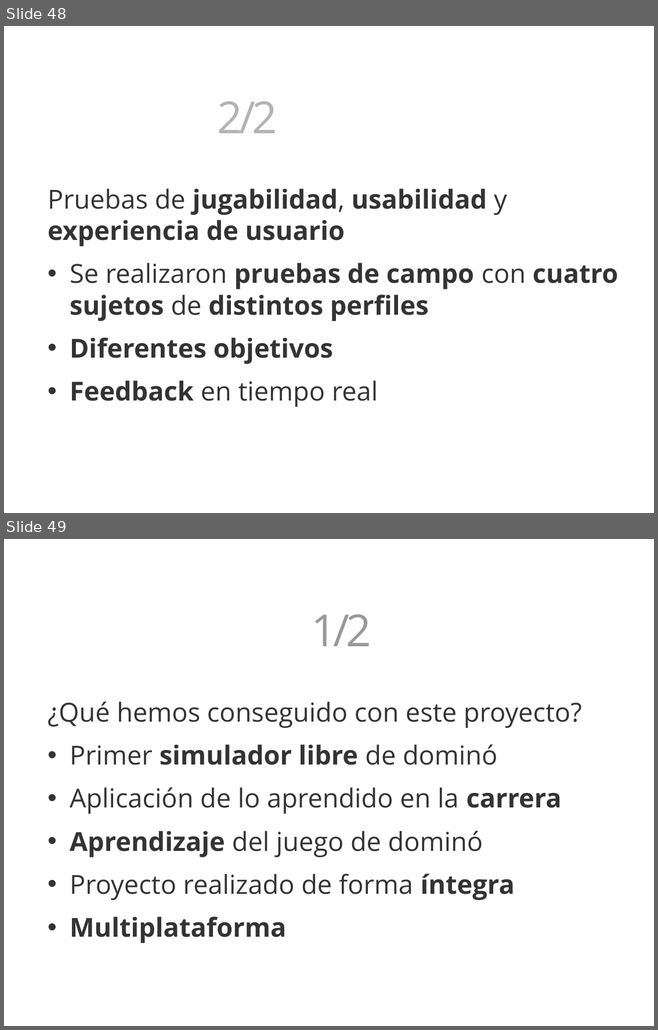
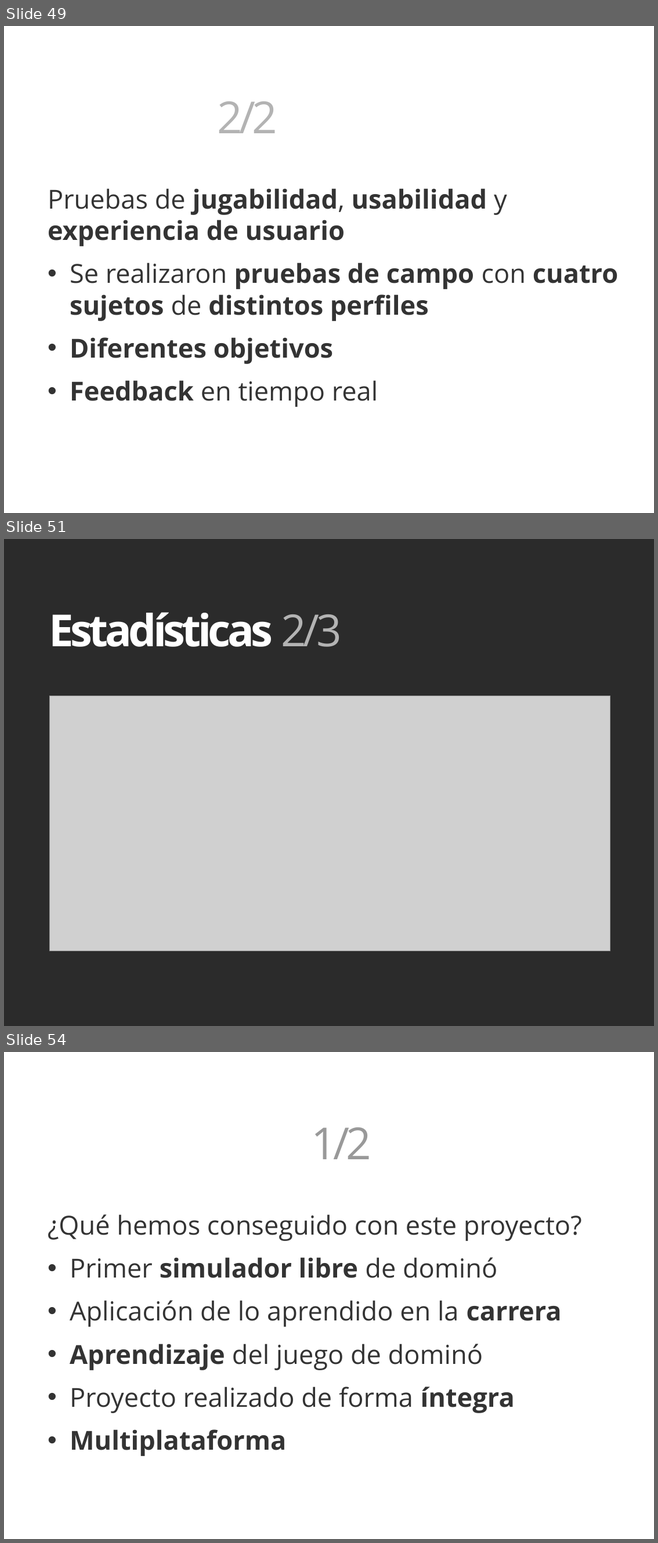
Before and after one commit to 3oheme/dominous, a slide deck: docs/presentacion/presentacion.odp. Shown one above the other, each under a label of ours: slides 48 and 49 before the commit, slides 49, 51 and 54 after it; the slides between them are not shown. The pictures are 658x1030 and 658x1543 pixels, drawn with LibreOffice and Linux fonts; fonts in the diff are those of the drawing; grey boxes stand for pictures; background and template pictures are left out; a plain dark background stands for a picture behind light text. Boxes give left, top, right and bottom in pixels: in the first picture for what was removed or moved away, otherwise in the second. Text is boxed around its words. In the diff, an @@ line names an element or a change of style, - is before the commit and + after.

```diff
--- a/docs/presentacion/presentacion.odp
+++ b/docs/presentacion/presentacion.odp
@@ slide 51 added at [4,539,654,1026], background picture (left out) @@
@@ text added at [49,612,342,647], 54 pt, text #FFFFFF, bold @@
+Estadísticas 2/3
@@ picture added at [50,696,611,951] @@
@@ what was slide 48 is now slide 49 @@
@@ what was slide 49 is now slide 54 @@
```
Also in this commit, not shown: 3 slides changed, 6 other slides added, 2 slides removed, 5 other files.
